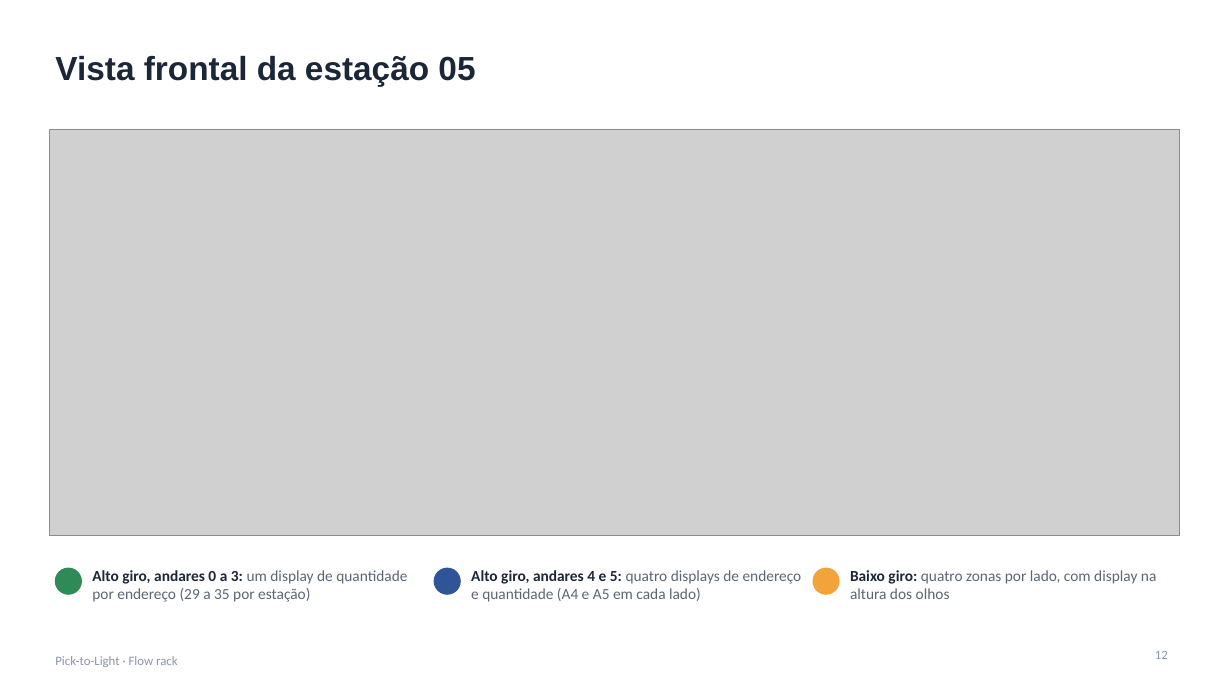
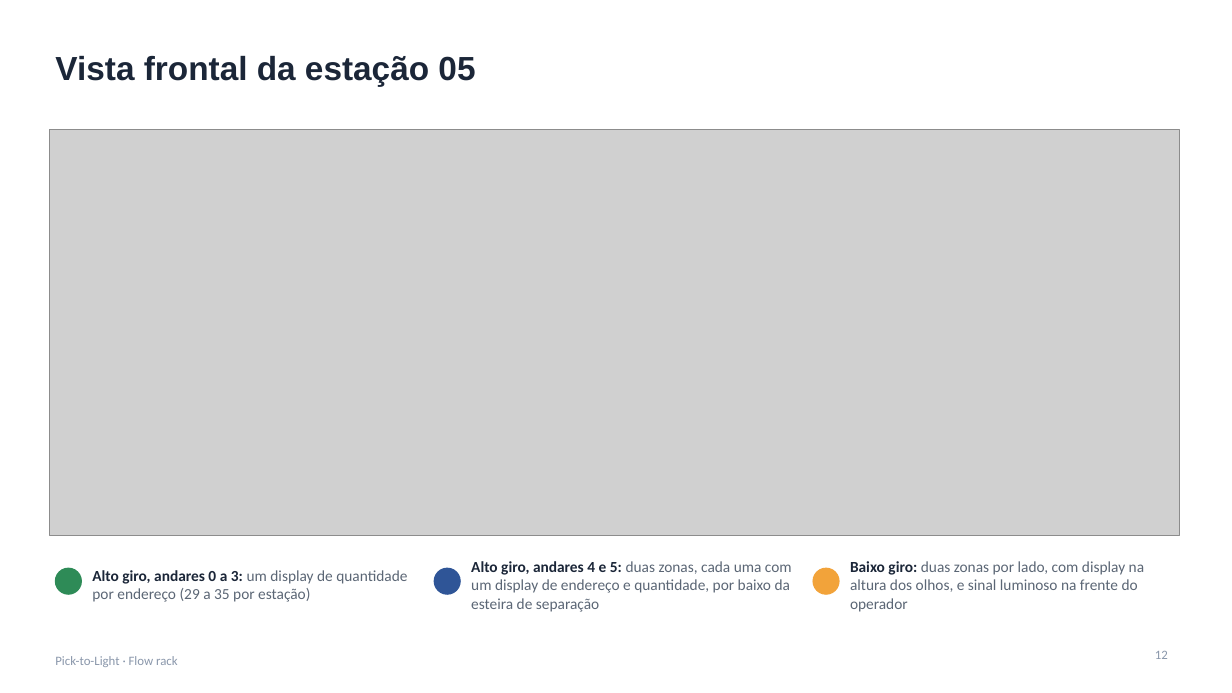
Before and after one commit to jivo88/picking_to_light, a slide deck: slide 12 of projeto/entregaveis/Apresentacao_PTL.pptx. Drawn at 1232x693 pixels with LibreOffice and Linux fonts; fonts in the diff are those of the drawing; grey boxes stand for pictures. Boxes give left, top, right and bottom in pixels: in the first picture for what was removed or moved away, otherwise in the second. Text is boxed around its words. In the diff, an @@ line names an element or a change of style, - is before the commit and + after.

```diff
--- a/projeto/entregaveis/Apresentacao_PTL.pptx
+++ b/projeto/entregaveis/Apresentacao_PTL.pptx
@@ text at (x1=471, y1=561, x2=792, y2=612): text changed @@
-Alto giro, andares 4 e 5: quatro displays de endereço e quantidade (A4 e A5 em cada lado)
+Alto giro, andares 4 e 5: duas zonas, cada uma com um display de endereço e quantidade, por baixo da esteira de separação
@@ text at (x1=850, y1=561, x2=1144, y2=612): text changed @@
-Baixo giro: quatro zonas por lado, com display na altura dos olhos
+Baixo giro: duas zonas por lado, com display na altura dos olhos, e sinal luminoso na frente do operador
```
Also in this commit, not shown: 5 other slides changed, 25 other files.
